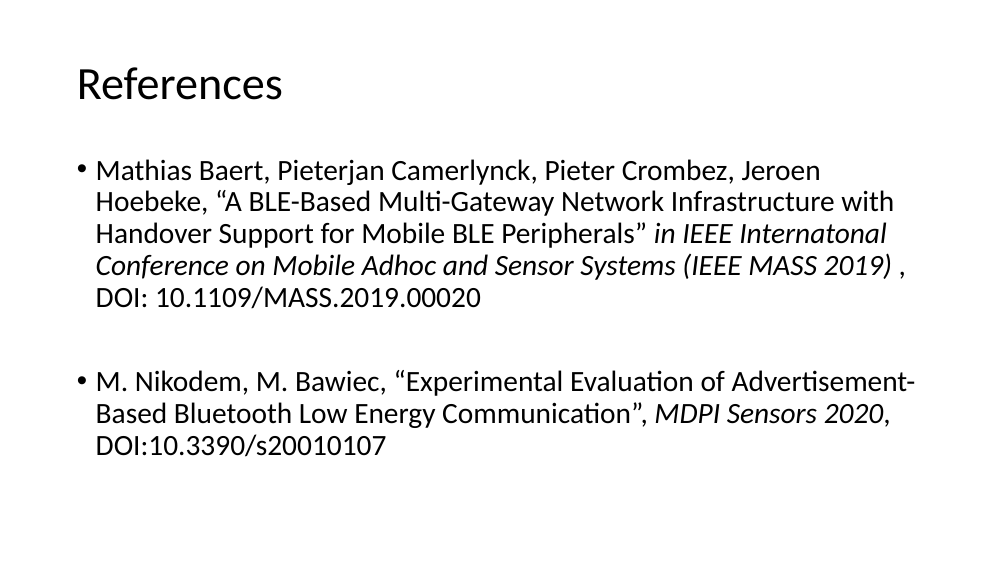
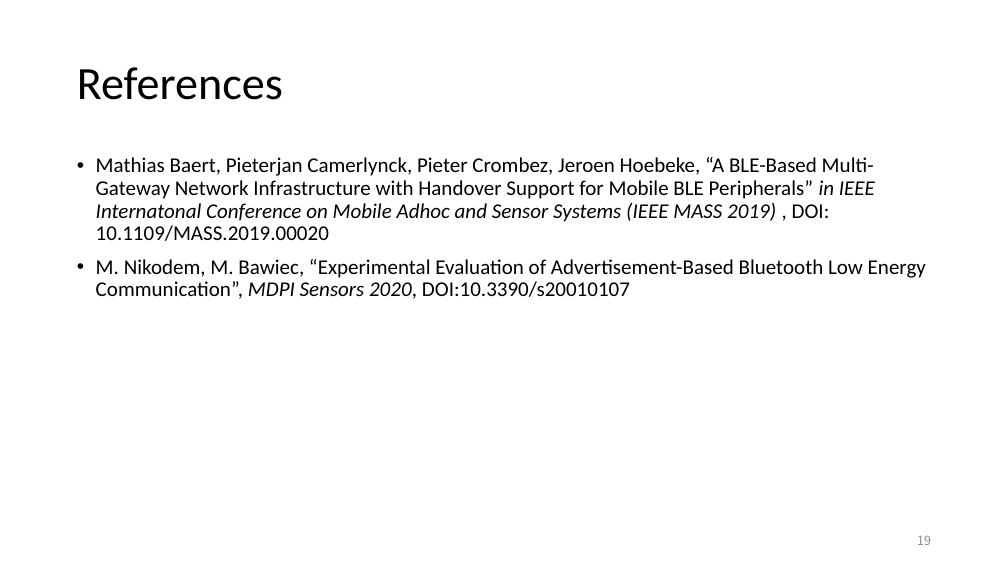
Before and after one commit to EKOISMYLOVE/NTUT_GM_PPT, a slide deck: slide 19 of A BLE-based multi-gateway network infrastructure with handover support for mobile BLE peripherals.pptx (slide 10 before the commit). Drawn at 1008x567 pixels with LibreOffice and Linux fonts; fonts in the diff are those of the drawing. Boxes give left, top, right and bottom in pixels: in the first picture for what was removed or moved away, otherwise in the second. Text is boxed around its words. In the diff, an @@ line names an element or a change of style, - is before the commit and + after.

```diff
--- a/A BLE-based multi-gateway network infrastructure with handover support for mobile BLE peripherals.pptx
+++ b/A BLE-based multi-gateway network infrastructure with handover support for mobile BLE peripherals.pptx
@@ text "Mathias Baert, Pieterjan Camerlynck, Pieter ..." at bbox=[96, 157, 926, 299]: size 28 to 20 pt @@
@@ page number added at bbox=[917, 536, 931, 545], 12 pt, text #8C8C8C @@
+19
```
Also in this commit, not shown: 8 other slides changed, 9 slides added.
